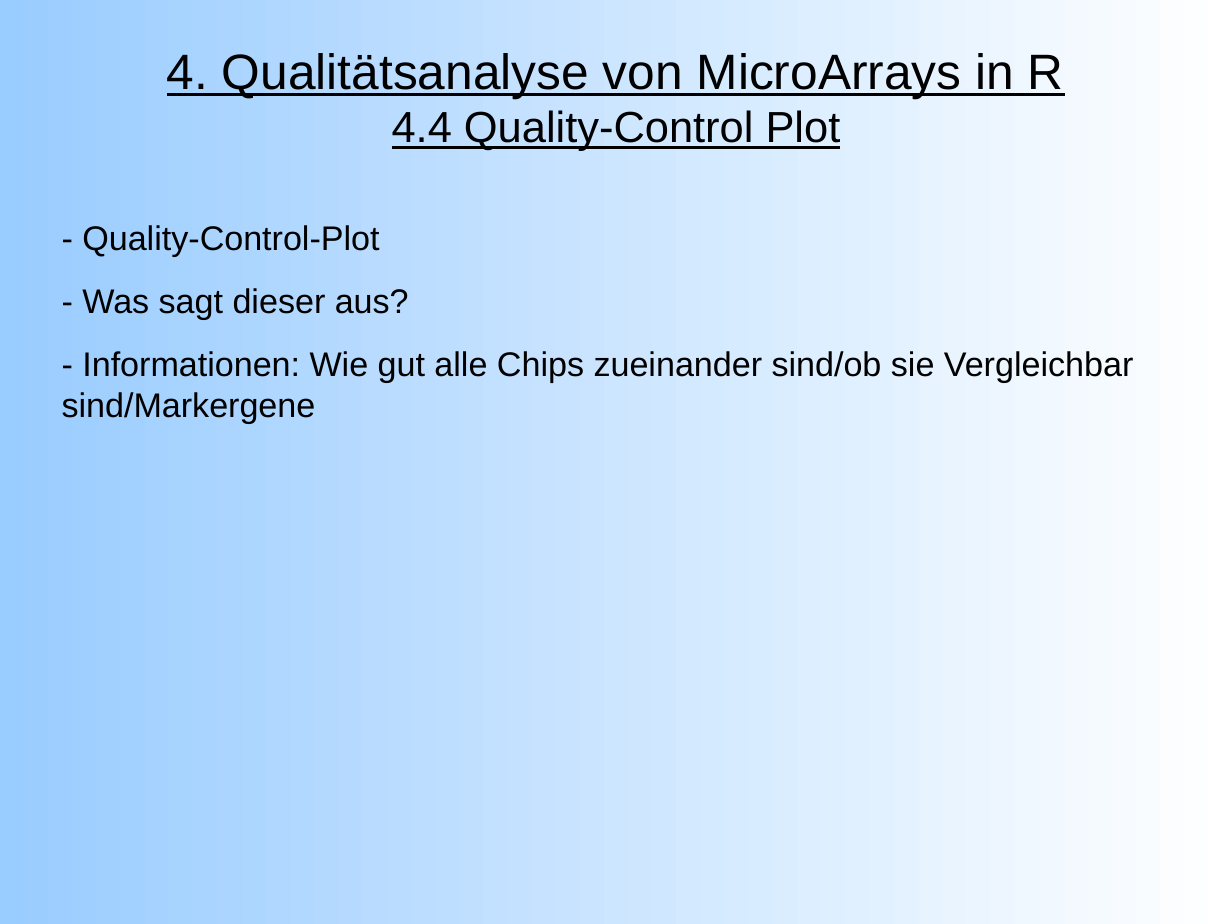
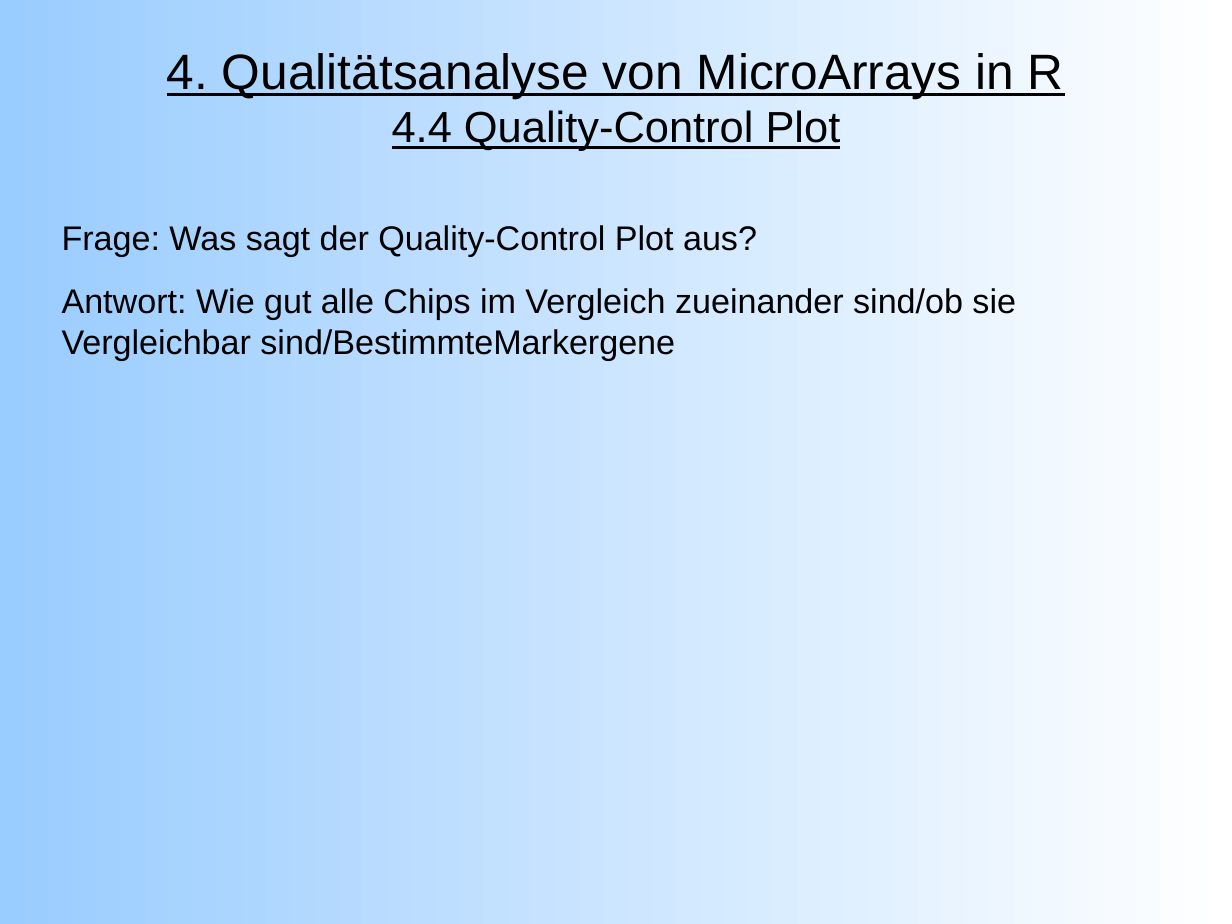
Before and after one commit to emmkey/GenEx, a slide deck: slide 14 of W1 Praesentation.odp (slide 13 before the commit). Drawn at 1232x924 pixels with LibreOffice and Linux fonts; fonts in the diff are those of the drawing. Boxes give left, top, right and bottom in pixels: in the first picture for what was removed or moved away, otherwise in the second. Text is boxed around its words. In the diff, an @@ line names an element or a change of style, - is before the commit and + after.

```diff
--- a/W1 Praesentation.odp
+++ b/W1 Praesentation.odp
@@ text at bbox=[62, 225, 1016, 360]: text changed @@
-- Quality-Control-Plot
-- Was sagt dieser aus?
-- Informationen: Wie gut alle Chips zueinander sind/ob sie Vergleichbar sind/Markergene
+Frage: Was sagt der Quality-Control Plot aus?
+Antwort: Wie gut alle Chips im Vergleich zueinander sind/ob sie Vergleichbar sind/BestimmteMarkergene
```
Also in this commit, not shown: 10 other slides changed, 1 slide added, 1 other file.
